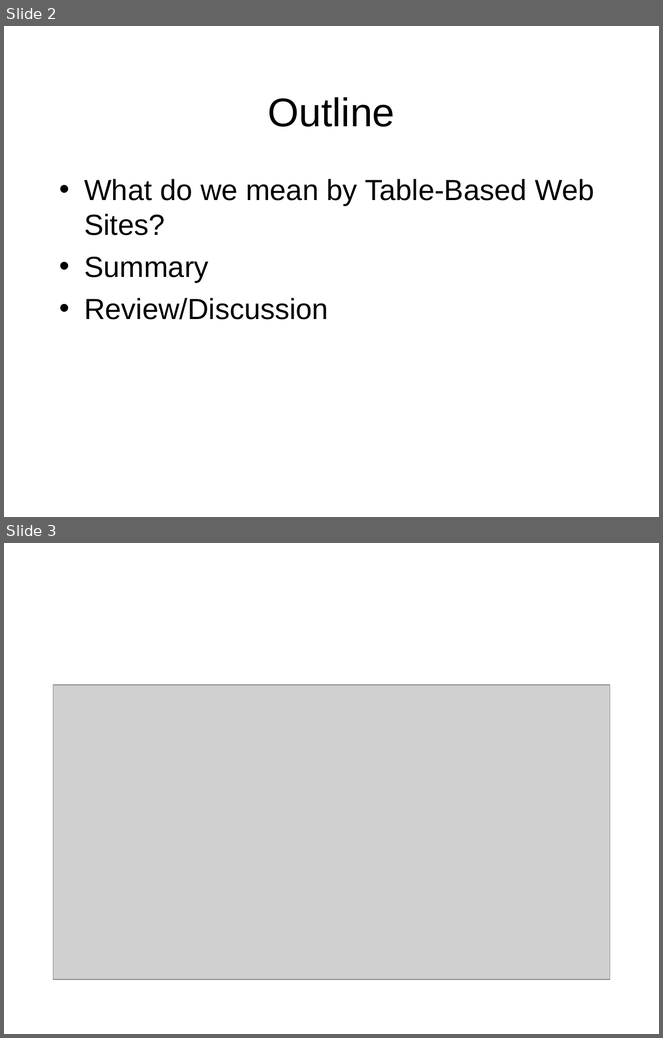
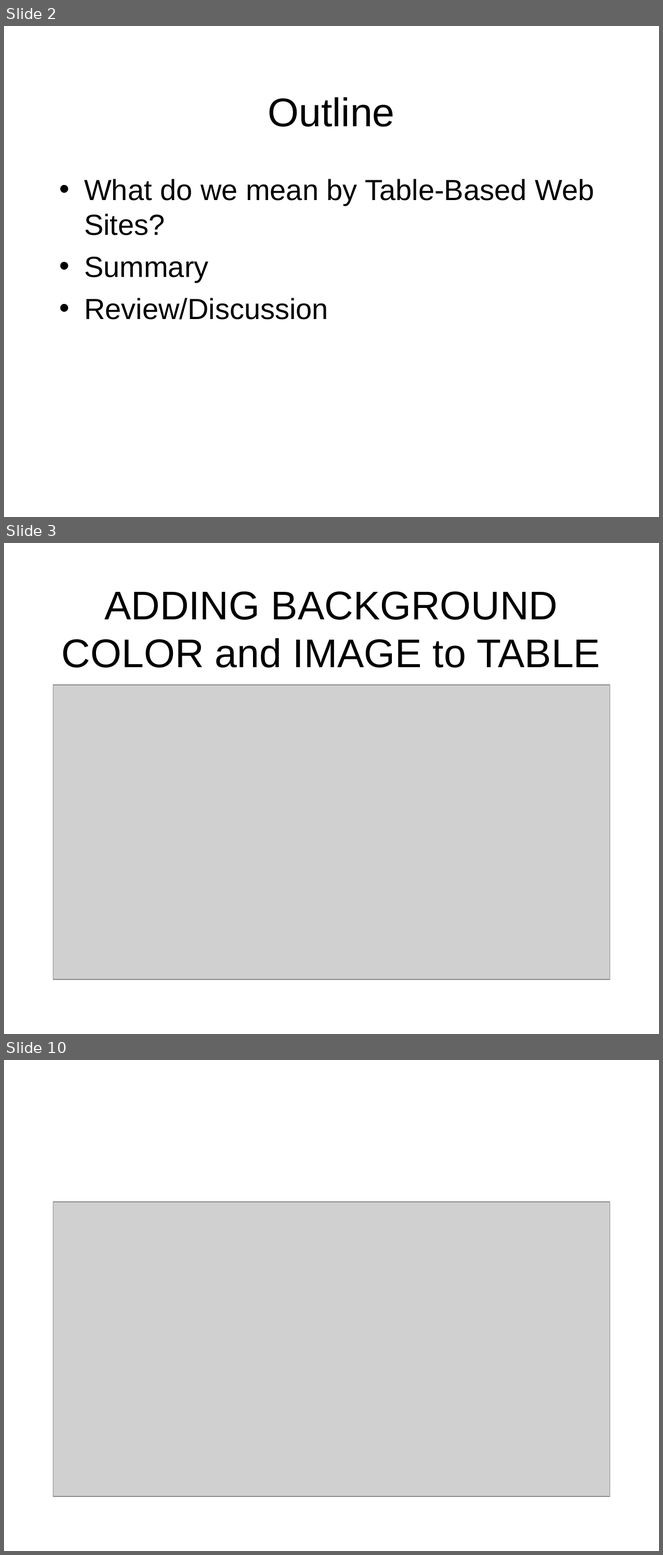
Before and after one commit to octaviordz/zjnu2017.github.io, a slide deck: WAD/lectures/040--Table.Based.Webpage.ppt. Shown one above the other, each under a label of ours: slides 2 and 3 before the commit, slides 2, 3 and 10 after it; the slides between them are not shown. The pictures are 663x1038 and 663x1555 pixels, drawn with LibreOffice and Linux fonts; fonts in the diff are those of the drawing; grey boxes stand for pictures. Boxes give left, top, right and bottom in pixels: in the first picture for what was removed or moved away, otherwise in the second. Text is boxed around its words. In the diff, an @@ line names an element or a change of style, - is before the commit and + after.

```diff
--- a/WAD/lectures/040--Table.Based.Webpage.ppt
+++ b/WAD/lectures/040--Table.Based.Webpage.ppt
@@ slide 3 added at (4, 543, 659, 1034), background #FFFFFF @@
@@ title added at (62, 591, 600, 668), 44 pt, text #000000 @@
+ADDING BACKGROUND COLOR and IMAGE to TABLE
@@ picture added at (53, 685, 610, 980) @@
@@ what was slide 3 is now slide 10 @@
```
Also in this commit, not shown: 7 other slides added, 3 other files.
